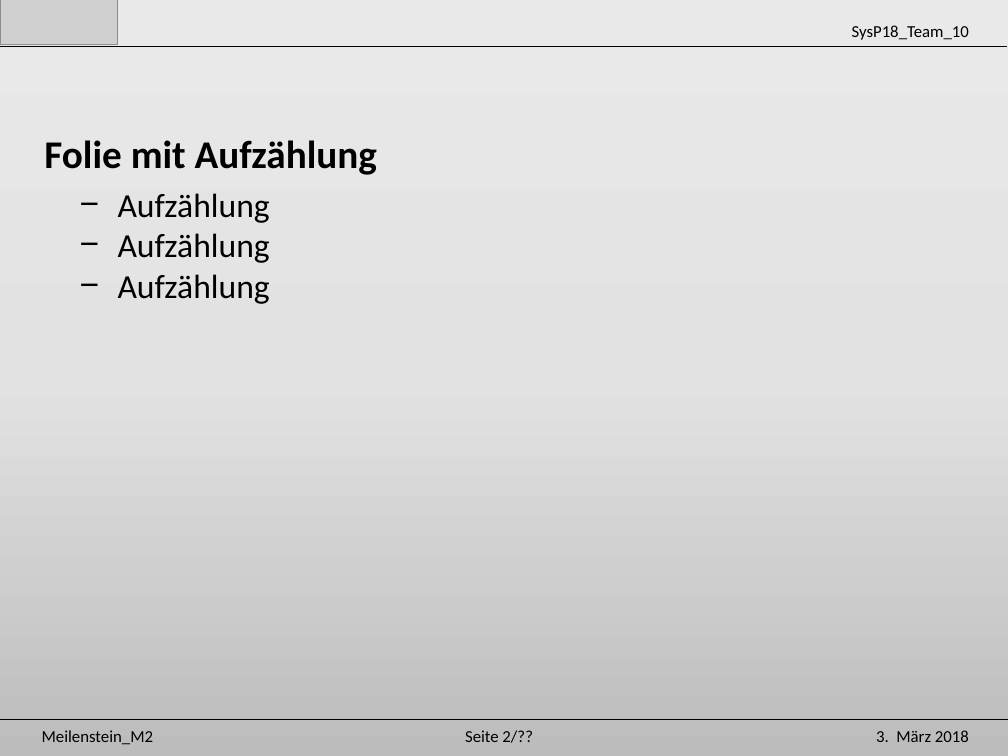
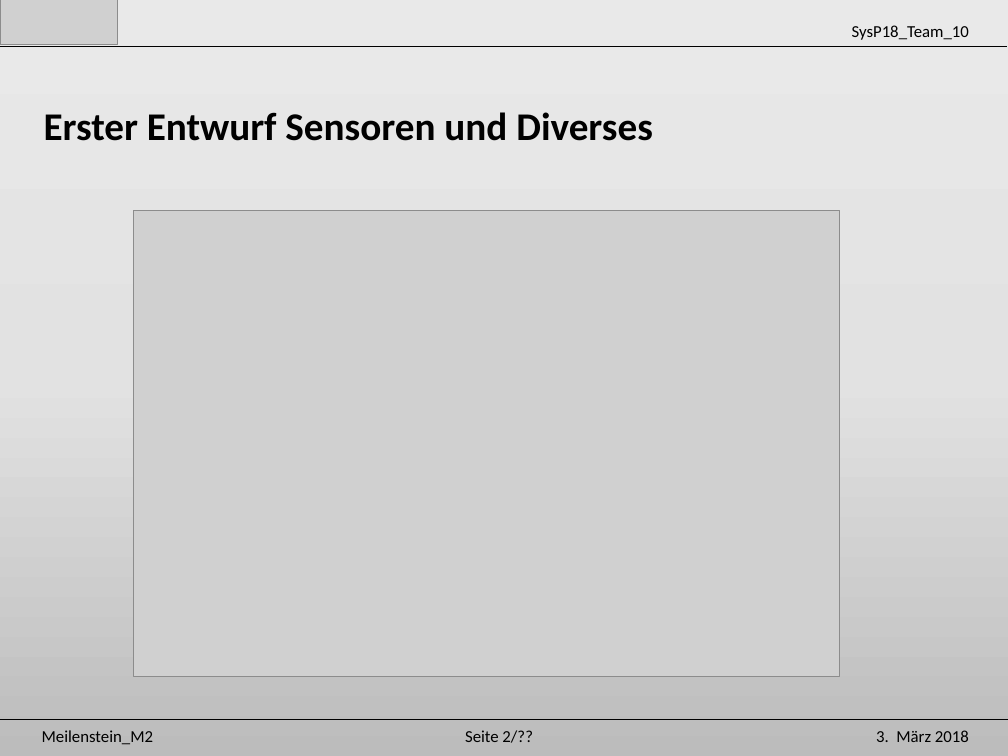
Before and after one commit to Unaqwyn/SysP18_1cv, a slide deck: slide 3 of 01_Organisation/02_Meilensteine/m2/M2_Elek.pptx. Drawn at 1008x756 pixels with LibreOffice and Linux fonts; fonts in the diff are those of the drawing; grey boxes stand for pictures. Boxes give left, top, right and bottom in pixels: in the first picture for what was removed or moved away, otherwise in the second. Text is boxed around its words. In the diff, an @@ line names an element or a change of style, - is before the commit and + after.

```diff
--- a/01_Organisation/02_Meilensteine/m2/M2_Elek.pptx
+++ b/01_Organisation/02_Meilensteine/m2/M2_Elek.pptx
@@ text at bbox=[44, 112, 653, 141]: text changed @@
-Folie mit Aufzählung
+Erster Entwurf Sensoren und Diverses
@@ text removed at bbox=[118, 193, 270, 304] @@
-− Aufzählung
-− Aufzählung
-− Aufzählung
@@ picture added at bbox=[133, 211, 840, 677] @@
```
Also in this commit, not shown: 1 other slide changed, 8 slides added, 10 other files.
